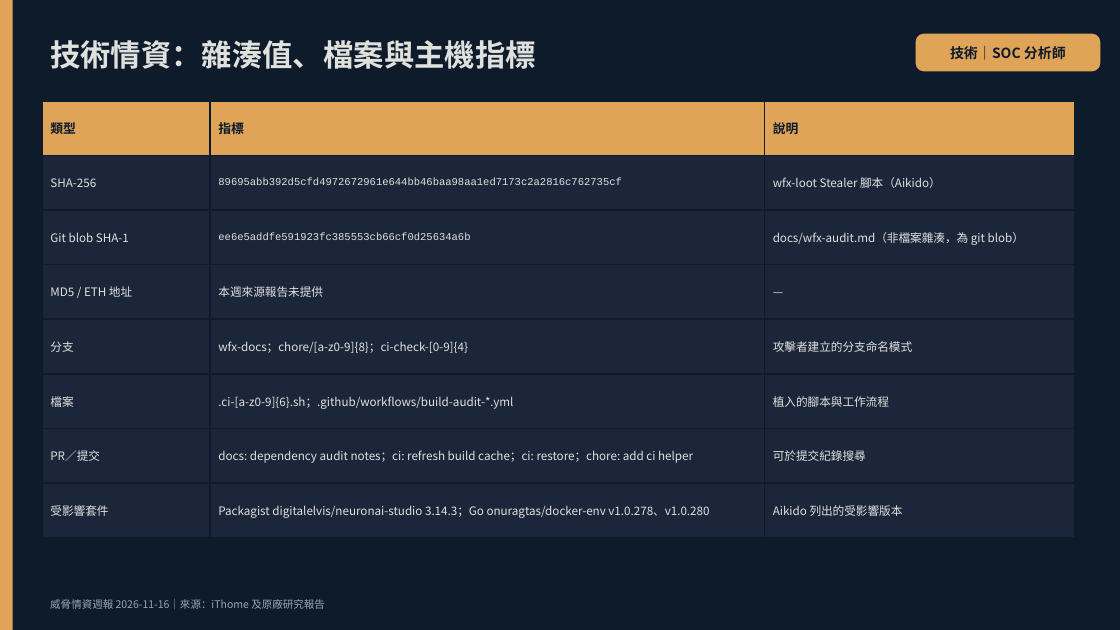
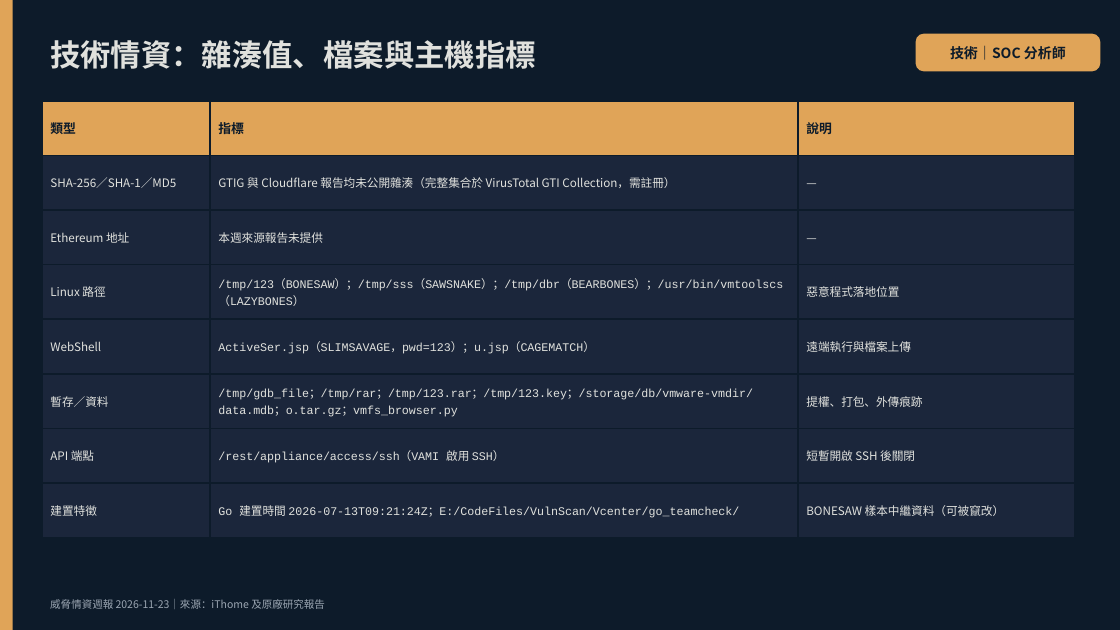
Before and after one commit to fei3363/cdp-tool, a slide deck: slide 11 of threat_intel_report_202611.pptx. Drawn at 1120x630 pixels with LibreOffice and Linux fonts; fonts in the diff are those of the drawing. Boxes give left, top, right and bottom in pixels: in the first picture for what was removed or moved away, otherwise in the second. Text is boxed around its words. In the diff, an @@ line names an element or a change of style, - is before the commit and + after.

```diff
--- a/threat_intel_report_202611.pptx
+++ b/threat_intel_report_202611.pptx
@@ table at bbox=[42, 101, 1075, 522] @@
-row 2: SHA-256 | 89695abb392d5cfd4972672961e644bb46baa98aa1ed7173c2a2816c762735cf | wfx-loot Stealer 腳本（Aikido）
+row 2: SHA-256／SHA-1／MD5 | GTIG 與 Cloudflare 報告均未公開雜湊（完整集合於 VirusTotal GTI Collection，需註冊） | —
-row 3: Git blob SHA-1 | ee6e5addfe591923fc385553cb66cf0d25634a6b | docs/wfx-audit.md（非檔案雜湊，為 git blob）
+row 3: Ethereum 地址 | 本週來源報告未提供 | —
-row 4: MD5 / ETH 地址 | 本週來源報告未提供 | —
+row 4: Linux 路徑 | /tmp/123（BONESAW）；/tmp/sss（SAWSNAKE）；/tmp/dbr（BEARBONES）；/usr/bin/vmtoolscs（LAZYBONES） | 惡意程式落地位置
-row 5: 分支 | wfx-docs；chore/[a-z0-9]{8}；ci-check-[0-9]{4} | 攻擊者建立的分支命名模式
+row 5: WebShell | ActiveSer.jsp（SLIMSAVAGE，pwd=123）；u.jsp（CAGEMATCH） | 遠端執行與檔案上傳
-row 6: 檔案 | .ci-[a-z0-9]{6}.sh；.github/workflows/build-audit-*.yml | 植入的腳本與工作流程
+row 6: 暫存／資料 | /tmp/gdb_file；/tmp/rar；/tmp/123.rar；/tmp/123.key；/storage/db/vmware-vmdir/data.mdb；o.tar.gz；vmfs_browser.py | 提權、打包、外傳痕跡
-row 7: PR／提交 | docs: dependency audit notes；ci: refresh build cache；ci: restore；chore: add ci helper | 可於提交紀錄搜尋
+row 7: API 端點 | /rest/appliance/access/ssh（VAMI 啟用 SSH） | 短暫開啟 SSH 後關閉
-row 8: 受影響套件 | Packagist digitalelvis/neuronai-studio 3.14.3；Go onuragtas/docker-env v1.0.278、v1.0.280 | Aikido 列出的受影響版本
+row 8: 建置特徵 | Go 建置時間 2026-07-13T09:21:24Z；E:/CodeFiles/VulnScan/Vcenter/go_teamcheck/ | BONESAW 樣本中繼資料（可被竄改）
@@ text at bbox=[50, 599, 325, 609]: text changed @@
-威脅情資週報 2026-11-16｜來源：iThome 及原廠研究報告
+威脅情資週報 2026-11-23｜來源：iThome 及原廠研究報告
```
Also in this commit, not shown: 12 other slides changed, 1 other file.
